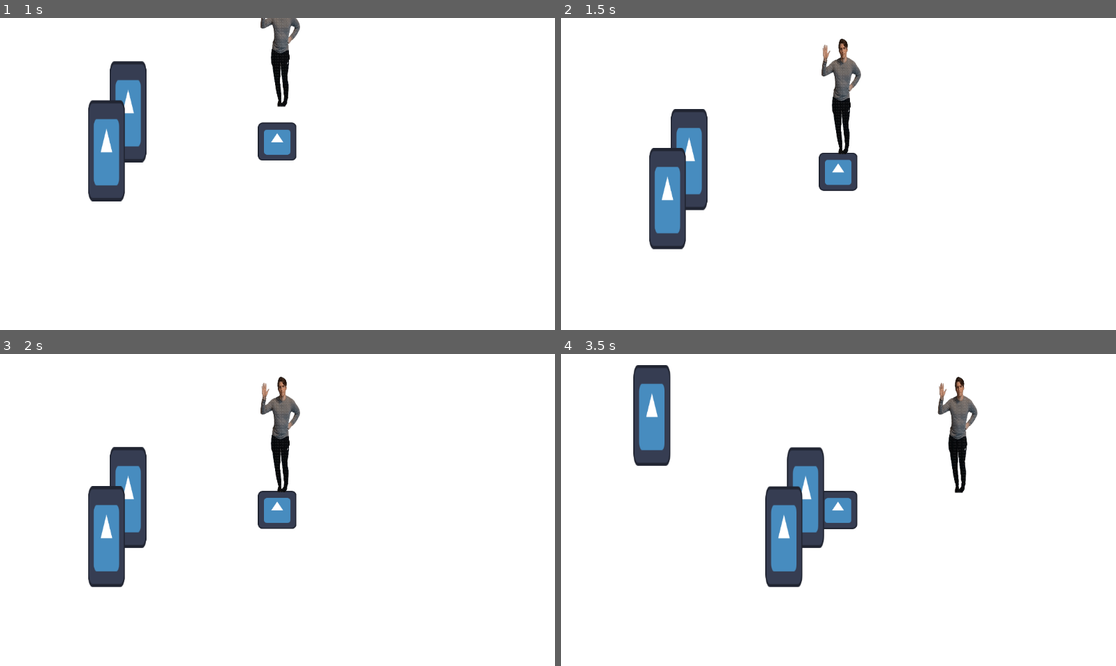
Above: before the commit, frames 1-4 (two rows, left to right).
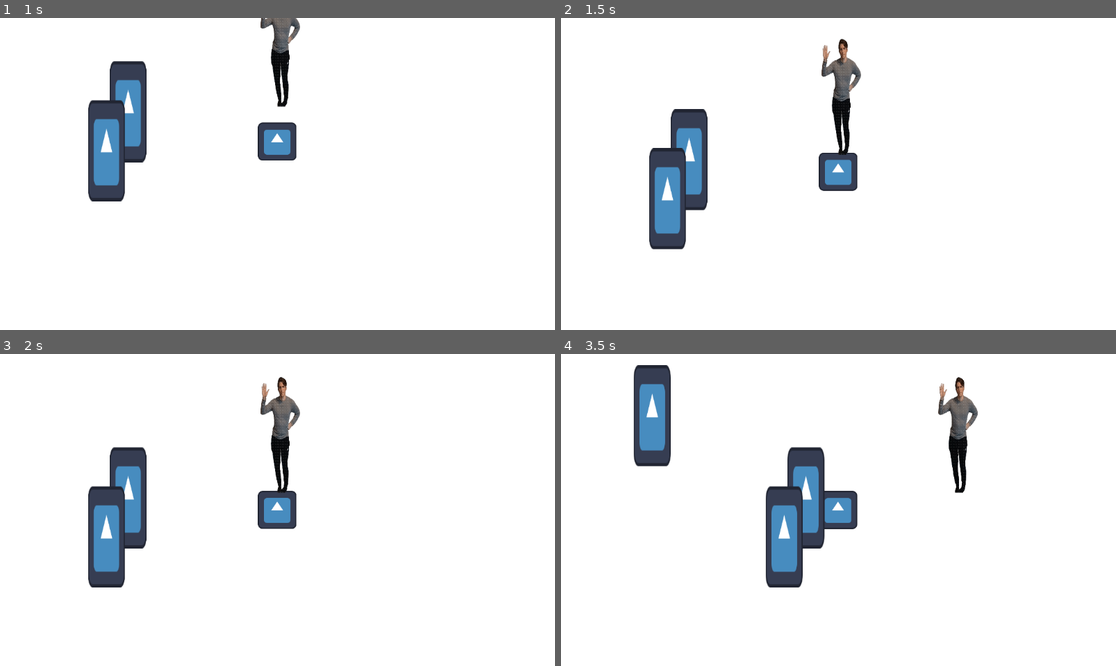
Above: after the commit, the same moments.

Repository: Helbowz/pannel-mini-game
Game: Godot game, scene res://game.tscn
The game is run twice, just before and just after one commit, with the same random seed, the same clock (stepped at 60 frames per second) and the same inputs. The engine's default icon, where the game draws it, is replaced by a stand-in: a white triangle on a blue panel in a dark square.
Inputs:
- Up to frame 1 (1 s): tap Enter at 0.5 s; hold W (move_up) from 0.53 s (still down)
- Up to frame 2 (1.5 s): keep holding W (move_up)
- Up to frame 3 (2 s): keep holding W (move_up)
- Up to frame 4 (3.5 s): release W (move_up) at 2.03 s; hold A (move_left) from 2.03 s (still down)

Frame 1 is identical in both runs. In frame 2, 0.1% of the frame differs, in the area x 15-54%, y 6-74%; in frame 3, 0.2%; in frame 4, 0.8%, in the area x 13-76%, y 3-75%.

Commit message:
Hitbox and Hurtbox
Hitbox and Hurtbox components were added, but they seem to not be working.

Diff:
--- a/PLAYER.tscn
+++ b/PLAYER.tscn
@@ -3,9 +3,12 @@
 [ext_resource type="Script" uid="uid://dgb71tp3aebtw" path="res://player.gd" id="1_x3g1t"]
 [ext_resource type="Texture2D" uid="uid://bq2w6ha0cdgdr" path="res://icon.svg" id="2_dwsyw"]
 [ext_resource type="PackedScene" uid="uid://dw1dn1abx78yc" path="res://health_component.tscn" id="3_dwsyw"]
+[ext_resource type="Script" uid="uid://b7o75l2m7hvu3" path="res://hitbox.gd" id="4_gk14i"]
 
 [sub_resource type="RectangleShape2D" id="RectangleShape2D_gk14i"]
 size = Vector2(116, 116)
+
+[sub_resource type="RectangleShape2D" id="RectangleShape2D_0285v"]
 
 [node name="CharacterBody2D" type="CharacterBody2D" unique_id=270135573]
 script = ExtResource("1_x3g1t")
@@ -15,8 +18,15 @@
 texture = ExtResource("2_dwsyw")
 
 [node name="CollisionShape2D" type="CollisionShape2D" parent="." unique_id=369330015]
-position = Vector2(-1, -1)
 shape = SubResource("RectangleShape2D_gk14i")
 debug_color = Color(0.65600365, 0.5171723, 3.85046e-07, 0.41960785)
 
 [node name="Health_Component" parent="." unique_id=1721055479 instance=ExtResource("3_dwsyw")]
+
+[node name="HitBox" type="Area2D" parent="." unique_id=850934699]
+collision_mask = 0
+script = ExtResource("4_gk14i")
+metadata/_custom_type_script = "uid://b7o75l2m7hvu3"
+
+[node name="CollisionShape2D" type="CollisionShape2D" parent="HitBox" unique_id=1045607821]
+shape = SubResource("RectangleShape2D_0285v")
--- /dev/null
+++ b/dummy.gd
@@ -0,0 +1,5 @@
+extends StaticBody2D
+
+
+func _on_health_component_died():
+	queue_free()
--- a/game.tscn
+++ b/game.tscn
@@ -3,7 +3,9 @@
 [ext_resource type="PackedScene" uid="uid://ujpmsxpmlhg1" path="res://PLAYER.tscn" id="1_80nbo"]
 [ext_resource type="Texture2D" uid="uid://bq2w6ha0cdgdr" path="res://icon.svg" id="2_e2o6t"]
 [ext_resource type="Texture2D" uid="uid://btra17ta8qrsn" path="res://2764470_712d4.png" id="3_fc0e3"]
+[ext_resource type="Script" uid="uid://kn72hcw70ey7" path="res://dummy.gd" id="3_ryrav"]
 [ext_resource type="PackedScene" uid="uid://dw1dn1abx78yc" path="res://health_component.tscn" id="4_7jktm"]
+[ext_resource type="Script" uid="uid://ewh2e3w44wta" path="res://hurtbox.gd" id="5_7jktm"]
 
 [sub_resource type="RectangleShape2D" id="RectangleShape2D_feb5d"]
 size = Vector2(31.465363, 51.89698)
@@ -13,6 +15,9 @@
 
 [sub_resource type="RectangleShape2D" id="RectangleShape2D_ryrav"]
 size = Vector2(83, 239)
+
+[sub_resource type="RectangleShape2D" id="RectangleShape2D_eow3j"]
+size = Vector2(50, 68)
 
 [node name="game" type="Node2D" unique_id=773482487]
 
@@ -124,6 +129,7 @@
 
 [node name="dummy" type="StaticBody2D" parent="." unique_id=629752866]
 position = Vector2(517, 0)
+script = ExtResource("3_ryrav")
 
 [node name="Sprite2D" type="Sprite2D" parent="dummy" unique_id=1800001541]
 scale = Vector2(0.31563407, 0.48848325)
@@ -135,3 +141,14 @@
 
 [node name="Health_Component" parent="dummy" unique_id=1721055479 instance=ExtResource("4_7jktm")]
 max_health = 1000.0
+
+[node name="HurtBox" type="Area2D" parent="dummy" unique_id=1346754717]
+collision_layer = 0
+script = ExtResource("5_7jktm")
+metadata/_custom_type_script = "uid://ewh2e3w44wta"
+
+[node name="CollisionShape2D" type="CollisionShape2D" parent="dummy/HurtBox" unique_id=1843236645]
+position = Vector2(1, 156)
+shape = SubResource("RectangleShape2D_eow3j")
+
+[connection signal="died" from="dummy/Health_Component" to="dummy" method="_on_health_component_died"]
--- a/hitbox.gd
+++ b/hitbox.gd
@@ -1 +1,12 @@
 class_name HitBox
+extends Area2D
+
+
+@export var damage: int = 1 : set = set_damage, get = get_damage
+
+
+func set_damage(value: int):
+	damage = value
+
+func get_damage() -> int:
+	return damage
--- a/hurtbox.gd
+++ b/hurtbox.gd
@@ -1 +1,18 @@
-extends Node
+class_name HurtBox
+extends Area2D
+
+
+signal received_damage(damage: int)
+
+
+var health: HealthComponent
+
+
+func ready():
+	connect("area_entered", _on_area_entered)
+
+
+func _on_area_entered(hitbox: HitBox) -> void:
+	if hitbox != null:
+		health.health -= hitbox.damage
+		received_damage.emit(hitbox.damage)
Not shown, added: dummy.gd.uid
